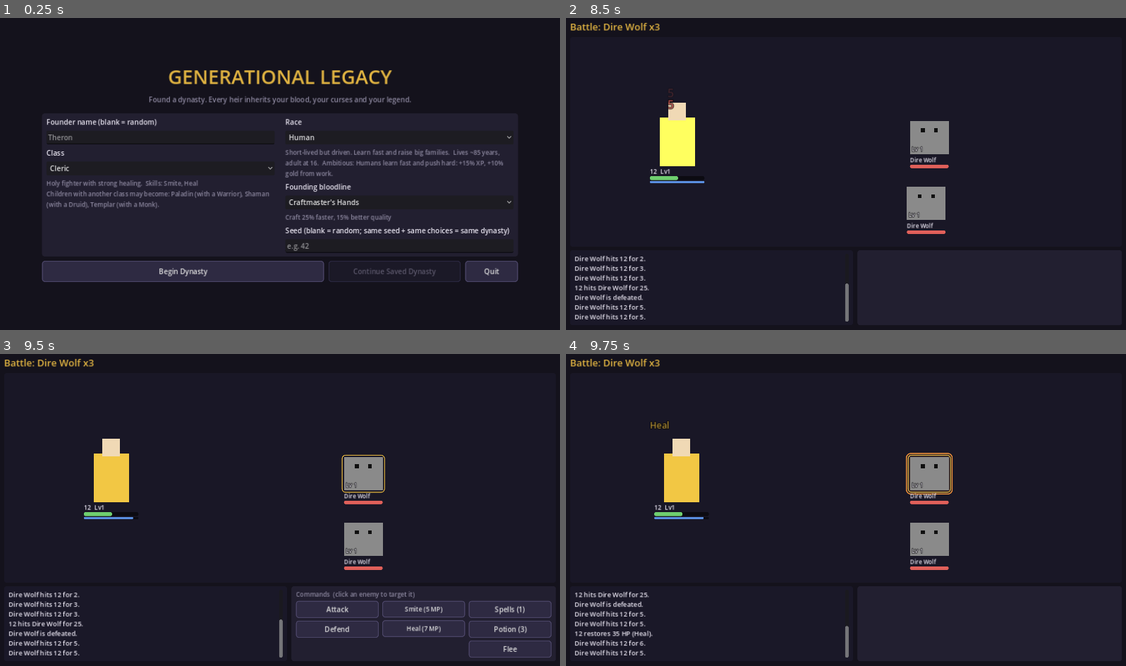
Above: before the commit, frames 1-4 (two rows, left to right).
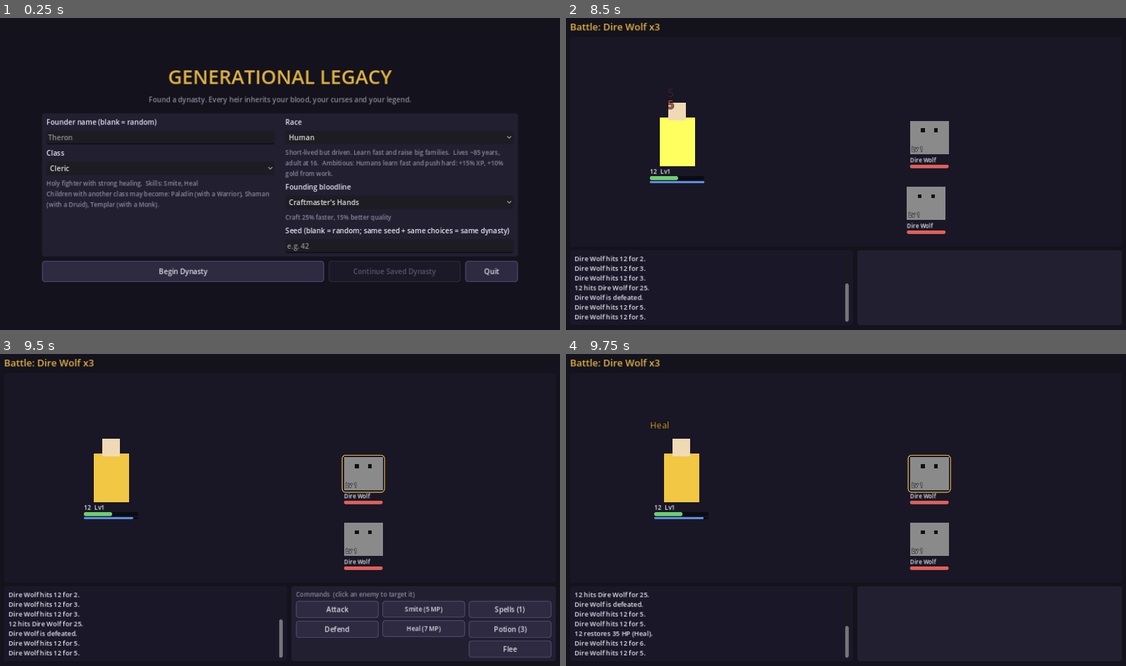
Above: after the commit, the same moments.

Repository: DMG-Workshop/Generational-Legacy-RPG-design
Game: Godot game, scene res://ui/main.tscn
Same seed, same stepped clock (60 frames per second), same inputs: the game is played once before the commit and once after it.
Inputs (mouse positions are in pixels of both pictures, inside the frame that each line leads up to):
- Up to frame 1 (0.25 s): no input
- Up to frame 2 (8.5 s): click (728, 136) at 0.52 s; type "12" at 0.6 s; click (963, 245) at 0.75 s; type "12" at 0.83 s; click "Begin Dynasty" at 1.25 s; click "Hunt" at 2 s; click "Attack" at 2.75 s; tap Enter at 3.5, 5.85 s; move the mouse to (969, 155) at 3.52 s; hold Right 3.53-4.25 s; tap I at 3.6, 8.1 s; click (969, 155) at 3.67 s; tap Space (ui_select) at 3.77, 8.27 s; drag from (734, 189) to (818, 236) at 4.27 s; click "Defend" at 5 s; move the mouse to (902, 102) at 5.77 s; hold Right 5.78-6.5 s; click (902, 102) at 5.92 s; drag from (818, 236) to (678, 124) at 6.52 s; click "Smite (5 MP)" at 7.25 s; move the mouse to (1014, 220) at 8.02 s; hold Left from 8.03 s (still down); click (1014, 220) at 8.17 s
- Up to frame 3 (9.5 s): release Left at 8.75 s; drag from (112, 460) to (196, 428) at 8.77 s
- Up to frame 4 (9.75 s): click "Heal (7 MP)" at 9.5 s

Frames 1-3 are identical in both runs. In frame 4, 0.3% of the frame differs, in the area x 60-70%, y 31-46%.

Commit message:
Teach a loaded heir a grown spell list; class heals are the user's own
A save that already held a spell list kept it as saved, so a later data
change to learn levels never reached that heir. Loading now teaches the
living heir every spell the level allows and announces the new ones;
spell ids no longer in the data are dropped.

Class heal skills have no target block and read as "single", so hovering
Second Wind outlined the targeted foe and the tooltip said Single. An
ability without a target block is now "self" unless it deals damage or
carries statuses.

Ward and Rejuvenation lines now say how much they hold or mend. Druids
learn Blizzard at 900, between Slow Field (55) and Storm of Ages (4000).

Co-Authored-By: Claude Opus 5.5 <noreply@anthropic.com>
Claude-Session: https://claude.ai/code/session_01JNXiUGbEfeQhXYLJb9eyrM

Diff:
--- a/core/game/game_combat.gd
+++ b/core/game/game_combat.gd
@@ -154,8 +154,12 @@
 
 # ---------------------------------------------------------------- shapes
 
+## An ability with no target block strikes one foe if it deals damage, else it is the user's own
+## (a class heal).
 static func shape(ab: Dictionary) -> String:
-	return str(ab.get("target", {}).get("shape", "single"))
+	if ab.has("target"):
+		return str(ab["target"].get("shape", "single"))
+	return "single" if float(ab.get("mult", 0.0)) > 0.0 or ab.has("statuses") else "self"
 
 
 static func is_aoe(ab: Dictionary) -> bool:
@@ -342,7 +346,11 @@
 		var who: String = {"party": " on the party", "self": " on self"}.get(str(st.get("on", "target")), "")
 		var turns := int(st.get("turns", def.get("default_turns", 1)))
 		var odds := "" if chance >= 0.999 else "%d%% " % int(round(chance * 100.0))
-		parts.append("%s%s%s (%d turn%s)" % [odds, str(def.get("name", st["id"])).to_lower(), who, turns, "" if turns == 1 else "s"])
+		var what := str(def.get("name", st["id"])).to_lower()
+		if str(def.get("basis", "")) == "max_hp" and not def.get("harmful", false):   # how much a ward holds or regrowth mends
+			var pct := int(round(float(st.get("potency", def.get("default_potency", 0.0))) * 100.0))
+			what += (" of %d%% max HP" if def.get("absorb", false) else " %d%% max HP a turn") % pct
+		parts.append("%s%s%s (%d turn%s)" % [odds, what, who, turns, "" if turns == 1 else "s"])
 	var s := ", ".join(parts)
 	if s == "":
 		return str(ab.get("text", ""))
--- a/core/game/game_dynasty.gd
+++ b/core/game/game_dynasty.gd
@@ -803,6 +803,7 @@
 	g.dynasty_name = d["dynasty_name"]
 	g.gen = int(d["gen"])
 	g.heir = GameHeir.from_dict(d["heir"])
+	g.heir.spell_news.append_array(g.heir.learn_spells())   # a spell list grown since the save
 	g.state = d["state"]
 	g.history = _ints(Array(d["history"]))
 	g.ages = GameAges.from_dict(d.get("ages"), g)
--- a/core/game/game_heir.gd
+++ b/core/game/game_heir.gd
@@ -274,8 +274,8 @@
 	h.heirloom_bonus = float(d["heirloom_bonus"])
 	h.equipment = d.get("equipment", {"weapon": "", "armor": "", "trinket": ""})
 	h.inventory = Array(d.get("inventory", []))
-	h.spells = Array(d["spells"]) if d.has("spells") else []
-	h.spell_news = Array(d.get("spell_news", []))
+	h.spells = Array(d.get("spells", [])).filter(func(id): return not GameCombat.spell(str(id)).is_empty())
+	h.spell_news = Array(d.get("spell_news", [])).filter(func(id): return id in h.spells)
 	h.diseases = GameDisease.load_list(d.get("diseases", []))
 	h.tainted_gear = Array(d.get("tainted_gear", []))
 	h.lifespan = h.compute_lifespan()
--- a/data/spells/spells.json
+++ b/data/spells/spells.json
@@ -76,7 +76,7 @@
       "mp": 15, "stat": "mag", "mult": 1.05, "pierce": 0.3,
       "target": {"shape": "all"}, "is_aoe": true,
       "statuses": [{"id": "freeze", "chance": 0.25, "turns": 1}, {"id": "slow", "chance": 0.4, "turns": 2, "potency": 0.2}],
-      "learn": {"classes": ["mage", "shaman", "warlock"], "min_level": 450, "levels": {"shaman": 700, "warlock": 900}},
+      "learn": {"classes": ["mage", "shaman", "warlock", "druid"], "min_level": 450, "levels": {"shaman": 700, "warlock": 900, "druid": 900}},
       "text": "A white storm over the whole field."
     },
     {
--- a/tests/test_game_combat.gd
+++ b/tests/test_game_combat.gd
@@ -158,6 +158,9 @@
 	ok(1 not in b.aoe_targets(fb, -1, 0), "the fallen are not in an area")
 	ok(b.aoe_targets(fb, -1, 1) == b.aoe_targets(fb, -1, b.first_target()), "aiming at a fallen foe aims at the first standing one")
 	ok(b.aoe_targets(GameCombat.spell("ward"), -1, 0).is_empty(), "a party spell catches no foes")
+	var mend: Dictionary = GameData.classes["warrior"]["skills"][1]
+	ok(GameCombat.shape(mend) == "self" and GameCombat.shape_text(mend) == "Self" and b.aoe_targets(mend, -1, 0).is_empty(), "a class heal is its user's own and catches no foe")
+	ok(GameCombat.shape(GameData.classes["warrior"]["skills"][0]) == "single", "a class strike with no target block hits one foe")
 
 
 func test_formation() -> void:
@@ -747,6 +750,19 @@
 	g.start_hunt("hunt")
 	GameBot.fight(g)
 	ok(g.state == "life" or g.state == "succession", "an old save fights on")
+	# A spell list that grew since the save teaches the heir at once and says so; a spell gone from
+	# the data is forgotten.
+	var grown: Dictionary = JSON.parse_string(text)
+	var dropped: String = known[known.size() - 1]
+	grown["heir"]["spells"] = known.slice(0, known.size() - 1) + ["no_such_spell"]
+	grown["heir"]["spell_news"] = ["no_such_spell"]
+	var k := GameDynasty.from_dict(grown)
+	ok(dropped in k.heir.spells and "no_such_spell" not in k.heir.spells, "a loaded heir knows every spell the level allows, and only real ones")
+	ok(k.heir.spell_news == [dropped], "the spell new to this save is announced: %s" % str(k.heir.spell_news))
+	var j0 := k.journal.size()
+	k.pending_event = {}
+	k.work()
+	ok(k.journal.slice(j0).any(func(l): return str(l).find("learns to cast %s" % GameCombat.spell(dropped)["name"]) >= 0), "in the journal")
 	# A fixture save from before this system loads and its heir can cast.
 	var fx := FileAccess.open("res://tests/fixtures/save_pr4_life.json", FileAccess.READ)
 	if fx != null:
@@ -1027,6 +1043,22 @@
 			break
 		await create_timer(0.2).timeout
 	ok(view.aiming.is_empty() and _button(view, "Attack") != null, "the commands come back after the turn")
+	# Hovering a strike outlines the foe it would hit; hovering a heal outlines none.
+	var marks := func() -> int:
+		return view.enemy_nodes.filter(func(en): return en["mark"].visible).size()
+	d.heir.mp = d.heir.max_mp()
+	view._build_commands()
+	await _frames(2)
+	var bolt := _button(view, "Firebolt")
+	bolt.mouse_entered.emit()
+	await _frames(2)
+	ok(marks.call() == 1 and view.enemy_nodes[view.target]["mark"].visible, "hovering Firebolt outlines its target")
+	bolt.mouse_exited.emit()
+	var mend := _button(view, "Mend")
+	mend.mouse_entered.emit()
+	await _frames(2)
+	ok(marks.call() == 0, "hovering Mend outlines no foe")
+	mend.mouse_exited.emit()
 	var chip_texts: Array = []
 	d.battle.apply_status("heir", "haste", 0.4, 3, "heir")
 	view._refresh_chips()
